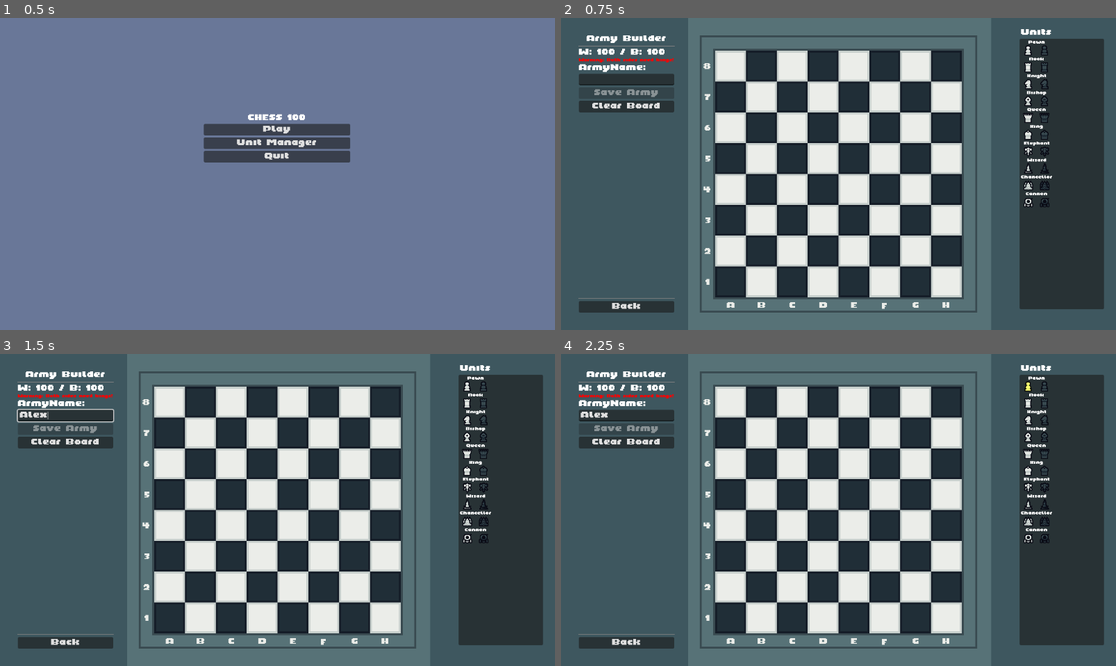
Above: before the commit, frames 1-4 (two rows, left to right).
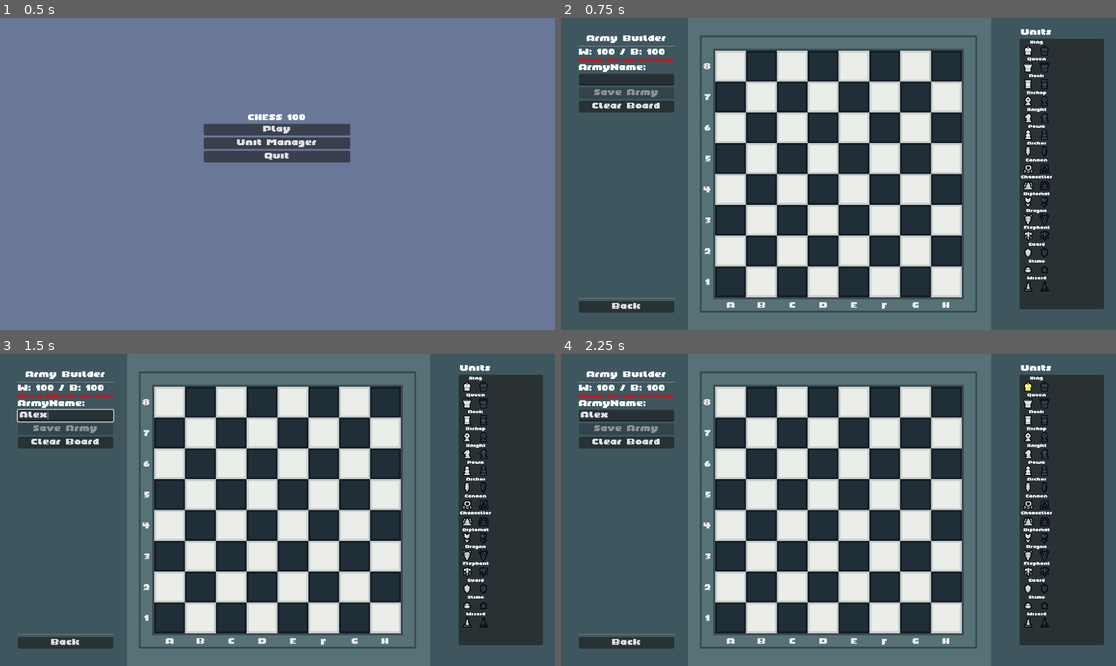
Above: after the commit, the same moments.

Repository: Jayd-H/chess-100
Game: Godot game, scene res://scenes/ui/main_menu.tscn
Two runs of this game, one before a commit and one after it. Both use one fixed random seed, a clock stepped at 60 frames per second and the inputs below.
Inputs (mouse positions are in pixels of both pictures, inside the frame that each line leads up to):
- Up to frame 1 (0.5 s): no input
- Up to frame 2 (0.75 s): click "Unit Manager" at 0.5 s
- Up to frame 3 (1.5 s): click (66, 416) at 1.27 s; type "Alex" at 1.35 s
- Up to frame 4 (2.25 s): click (1027, 385) at 2.02 s

Frame 1 is identical in both runs. In frame 2, 1.0% of the frame differs, in the area x 83-89%, y 7-88%; in frame 3, 1.0%; in frame 4, 1.0%.

Commit message:
feat: add five new units

Diff:
--- a/scenes/main.tscn
+++ b/scenes/main.tscn
@@ -20,6 +20,7 @@
 anchor_bottom = 1.0
 grow_horizontal = 2
 grow_vertical = 2
+mouse_filter = 1
 color = Color(0.252707, 0.339668, 0.35575, 1)
 
 [node name="BackButton" type="Button" parent="CanvasLayer"]
--- a/scenes/ui/unit_manager.tscn
+++ b/scenes/ui/unit_manager.tscn
@@ -26,6 +26,7 @@
 grow_vertical = 2
 size_flags_horizontal = 4
 size_flags_vertical = 4
+mouse_filter = 1
 
 [node name="ColorRect3" type="ColorRect" parent="CanvasLayer/UI"]
 layout_mode = 1
@@ -34,6 +35,7 @@
 anchor_bottom = 1.0
 grow_horizontal = 2
 grow_vertical = 2
+mouse_filter = 1
 color = Color(0.341176, 0.447059, 0.466667, 1)
 
 [node name="ColorRect2" type="ColorRect" parent="CanvasLayer/UI"]
--- /dev/null
+++ b/scenes/units/archer.tscn
@@ -0,0 +1,8 @@
+[gd_scene load_steps=2 format=3 uid="uid://c4sbvip0xcsca"]
+
+[ext_resource type="Script" path="res://scripts/units/archer.gd" id="1_kdbkm"]
+
+[node name="Archer" type="Node2D"]
+script = ExtResource("1_kdbkm")
+
+[node name="Sprite2D" type="Sprite2D" parent="."]
--- /dev/null
+++ b/scenes/units/diplomat.tscn
@@ -0,0 +1,8 @@
+[gd_scene load_steps=2 format=3 uid="uid://e60qwxw3pswk"]
+
+[ext_resource type="Script" path="res://scripts/units/diplomat.gd" id="1_sxuls"]
+
+[node name="Diplomat" type="Node2D"]
+script = ExtResource("1_sxuls")
+
+[node name="Sprite2D" type="Sprite2D" parent="."]
--- /dev/null
+++ b/scenes/units/dragon.tscn
@@ -0,0 +1,8 @@
+[gd_scene load_steps=2 format=3 uid="uid://fw43ktke6val"]
+
+[ext_resource type="Script" path="res://scripts/units/dragon.gd" id="1_t12v8"]
+
+[node name="Dragon" type="Node2D"]
+script = ExtResource("1_t12v8")
+
+[node name="Sprite2D" type="Sprite2D" parent="."]
--- /dev/null
+++ b/scenes/units/guard.tscn
@@ -0,0 +1,8 @@
+[gd_scene load_steps=2 format=3 uid="uid://djm7e0l36wpnf"]
+
+[ext_resource type="Script" path="res://scripts/units/guard.gd" id="1_bg3dw"]
+
+[node name="Guard" type="Node2D"]
+script = ExtResource("1_bg3dw")
+
+[node name="Sprite2D" type="Sprite2D" parent="."]
--- /dev/null
+++ b/scenes/units/slime.tscn
@@ -0,0 +1,8 @@
+[gd_scene load_steps=2 format=3 uid="uid://bhp4r6hn3oemg"]
+
+[ext_resource type="Script" path="res://scripts/units/slime.gd" id="1_4x0q7"]
+
+[node name="Slime" type="Node2D"]
+script = ExtResource("1_4x0q7")
+
+[node name="Sprite2D" type="Sprite2D" parent="."]
--- a/scripts/board_view.gd
+++ b/scripts/board_view.gd
@@ -105,6 +105,12 @@
 		else:
 			squares[x][y].highlight(false)
 
+func highlight_special_square(x, y, color=Color(0.2, 0.6, 0.9, 0.4)):
+	if x >= 0 and x < 8 and y >= 0 and y < 8:
+		if squares[x][y].has_node("ColorRect"):
+			squares[x][y].get_node("ColorRect").color = color
+			squares[x][y].get_node("ColorRect").visible = true
+
 func highlight_selected_square(x, y):
 	if x >= 0 and x < 8 and y >= 0 and y < 8:
 		# Yellow highlight for selected square
--- a/scripts/chess_logic.gd
+++ b/scripts/chess_logic.gd
@@ -5,6 +5,8 @@
 signal check_occurred(is_white_king)
 signal checkmate_occurred(is_white_king)
 signal stalemate_occurred()
+
+var has_diplomats = false
 
 # Board representation: null = empty, otherwise contains unit reference
 var board = []
@@ -102,6 +104,8 @@
 	return get_valid_moves(selected_unit)
 
 # Get valid moves for a specific unit
+# Get valid moves for a specific unit
+# Get valid moves for a specific unit
 func get_valid_moves(unit):
 	if unit == null:
 		return []
@@ -121,6 +125,22 @@
 			if not move in all_moves:
 				all_moves.append(move)
 
+	# Filter out captures of diplomat-protected squares
+	if has_diplomats:
+		var filtered_moves = []
+		for move in all_moves:
+			var target = board[int(move.x)][int(move.y)]
+			if target != null:  # This is a capture move
+				# Only check diplomat protection for the target square
+				var diplomat_script = load("res://scripts/units/diplomat.gd")
+				if diplomat_script and diplomat_script.has_method("is_target_protected_by_diplomat"):
+					if diplomat_script.is_target_protected_by_diplomat(move, board):
+						continue  # Skip this move - target is protected
+
+			filtered_moves.append(move)
+
+		all_moves = filtered_moves
+
 	# Filter out moves that would leave the king in check
 	var legal_moves = []
 	for move in all_moves:
@@ -129,9 +149,54 @@
 
 	return legal_moves
 
+func is_capture_prevented(from_pos, to_pos):
+	# Check if there's a diplomat adjacent to the capturing piece
+	var from_x = int(from_pos.x)
+	var from_y = int(from_pos.y)
+
+	# Scan the board for diplomats of the opposite color to the moving piece
+	var attacker = board[from_x][from_y]
+	if attacker == null:
+		return false
+
+	# Only need to check if a capture is being attempted
+	var target = board[int(to_pos.x)][int(to_pos.y)]
+	if target == null:
+		return false  # Not a capture
+
+	# Check all surrounding squares for enemy diplomats
+	for x_offset in range(-1, 2):
+		for y_offset in range(-1, 2):
+			if x_offset == 0 and y_offset == 0:
+				continue  # Skip the piece's own square
+
+			var check_x = from_x + x_offset
+			var check_y = from_y + y_offset
+
+			# Make sure the position is on the board
+			if check_x < 0 or check_x > 7 or check_y < 0 or check_y > 7:
+				continue
+
+			# Check for a diplomat of the opposite color
+			var check_piece = board[check_x][check_y]
+			if check_piece != null and check_piece.unit_type == "Diplomat" and check_piece.is_white != attacker.is_white:
+				print("Capture prevented by diplomat at ", check_x, ", ", check_y)
+				return true  # Capture is prevented
+
+	return false  # No diplomat preventing capture
+
 # Check if a move is valid
 func is_valid_move(unit, target_pos):
 	var moves = get_valid_moves(unit)
+
+	# Check if this is a capture move
+	if unit != null and board[int(target_pos.x)][int(target_pos.y)] != null:
+		# Check for diplomat prevention using static method
+		var diplomat_script = load("res://scripts/units/diplomat.gd")
+		if diplomat_script and diplomat_script.has_method("prevents_capture"):
+			if diplomat_script.prevents_capture(unit.board_position, target_pos, board):
+				return false  # Capture prevented by diplomat
+
 	return target_pos in moves
 
 # Check if a move would leave the king in check
@@ -305,8 +370,14 @@
 func place_unit(unit, x, y):
 	if x >= 0 and x < BOARD_SIZE and y >= 0 and y < BOARD_SIZE:
 		board[x][y] = unit
+
+		# Check if this is a diplomat
+		if unit.unit_type == "Diplomat":
+			has_diplomats = true
+
 		return true
 	return false
+
 
 # Remove a unit from the board
 func remove_unit(x, y):
--- a/scripts/ui/unit_selector.gd
+++ b/scripts/ui/unit_selector.gd
@@ -1,16 +1,12 @@
 extends Panel
 
 signal unit_selected(unit_type, is_white)
-
-# Array of all unit types to display
-var unit_types = [
-	"Pawn", "Rook", "Knight", "Bishop", "Queen", "King", "Elephant", "Wizard", "Chancellor", "Cannon"
-]
 
 # References
 var placement_manager = null
 var unit_buttons = []
 var container = null
+var unit_types = []  # Will be populated automatically
 
 func _ready():
 	# Find the container
@@ -24,8 +20,64 @@
 	if not placement_manager:
 		print("WARNING: PlacementManager not found, unit placement will not work")
 
+	# Load all unit types from scripts
+	load_unit_types()
+
 	# Create unit buttons
 	create_unit_buttons()
+
+func load_unit_types():
+	unit_types.clear()
+
+	# Open the units directory
+	var dir = DirAccess.open("res://scripts/units/")
+	if dir:
+		dir.list_dir_begin()
+		var file_name = dir.get_next()
+
+		while file_name != "":
+			# Only consider GDScript files
+			if file_name.ends_with(".gd"):
+				# Extract unit type name from the file name (remove .gd extension)
+				var unit_type = file_name.get_basename().capitalize()
+
+				print("Found unit type: ", unit_type)
+				unit_types.append(unit_type)
+
+			file_name = dir.get_next()
+
+		dir.list_dir_end()
+	else:
+		push_error("ERROR: Could not access scripts/units directory")
+
+	# Sort the units in a more logical order
+	# Put King and Queen first, then standard chess pieces, then others alphabetically
+	unit_types.sort_custom(func(a, b):
+		# Define priority order for standard pieces
+		var priority = {
+			"King": 0,
+			"Queen": 1,
+			"Rook": 2,
+			"Bishop": 3,
+			"Knight": 4,
+			"Pawn": 5
+		}
+
+		# Check if both are standard pieces
+		if priority.has(a) and priority.has(b):
+			return priority[a] < priority[b]
+		# If only a is standard, it goes first
+		elif priority.has(a):
+			return true
+		# If only b is standard, it goes first
+		elif priority.has(b):
+			return false
+		# Otherwise sort alphabetically
+		else:
+			return a < b
+	)
+
+	print("Loaded unit types: ", unit_types)
 
 func create_unit_buttons():
 	if not container:
--- /dev/null
+++ b/scripts/units/archer.gd
@@ -0,0 +1,66 @@
+extends BaseUnit
+
+func _ready():
+	unit_type = "Archer"  # This must match your sprite filename
+	unit_value = 12  # As per Chess 100 rules
+
+# Get the basic movement pattern
+func get_movement_pattern():
+	ensure_board_reference()
+	if not board:
+		return []
+
+	var moves = []
+	var pos = board_position
+
+	# MOVEMENT: Archer moves one square orthogonally (like a rook, but just 1 square)
+	var rook_directions = [
+		Vector2(1, 0), Vector2(0, 1), Vector2(-1, 0), Vector2(0, -1)
+	]
+
+	# Add normal move squares (one square in orthogonal directions)
+	for dir in rook_directions:
+		var target = Vector2(pos.x + dir.x, pos.y + dir.y)
+
+		if is_on_board(target) and is_empty(target):
+			moves.append(target)
+
+	# CAPTURE: Archer can capture up to 3 squares away, and can jump over pieces
+	for dir in rook_directions:
+		for distance in range(1, 4):  # 1, 2, or 3 squares away
+			var target = Vector2(pos.x + dir.x * distance, pos.y + dir.y * distance)
+
+			if not is_on_board(target):
+				break  # Off the board
+
+			if is_enemy_unit(target):
+				moves.append(target)  # Can capture enemy - even by jumping over other pieces!
+				break  # Once we capture, we stop in this direction
+
+			if is_friendly_unit(target):
+				continue  # Jump over friendly unit, keep looking for enemies
+
+	return moves
+
+# Archer can attack orthogonally up to 3 squares away, jumping over other pieces
+func can_attack_square(square_pos):
+	# Must be on board and not the same position
+	if not is_on_board(square_pos) or square_pos == board_position:
+		return false
+
+	var dx = square_pos.x - board_position.x
+	var dy = square_pos.y - board_position.y
+
+	# Must be orthogonal (along a rank or file)
+	if dx != 0 and dy != 0:
+		return false  # Not orthogonal
+
+	# Calculate distance
+	var distance = abs(dx) + abs(dy)  # For orthogonal moves, this is the correct distance
+
+	# Must be within range (1-3 squares)
+	if distance > 3:
+		return false
+
+	# Archers can jump over pieces when attacking, so no need to check for obstacles
+	return true
--- /dev/null
+++ b/scripts/units/diplomat.gd
@@ -0,0 +1,125 @@
+extends BaseUnit
+
+signal peace_zone_changed
+var peace_zone_squares = []
+
+func _ready():
+	unit_type = "Diplomat"
+	unit_value = 10  # Increased from 6 to 10 points
+
+# Get the basic movement pattern
+func get_movement_pattern():
+	ensure_board_reference()
+	if not board:
+		return []
+
+	var moves = []
+	var pos = board_position
+
+	# Diplomat moves like a king - one square in any direction
+	var directions = [
+		Vector2(1, 0), Vector2(1, 1), Vector2(0, 1), Vector2(-1, 1),
+		Vector2(-1, 0), Vector2(-1, -1), Vector2(0, -1), Vector2(1, -1)
+	]
+
+	for dir in directions:
+		var target = Vector2(pos.x + dir.x, pos.y + dir.y)
+
+		if is_on_board(target) and is_empty(target):
+			moves.append(target)
+
+	return moves
+
+# The Diplomat cannot capture
+func can_attack_square(square_pos):
+	return false
+
+# Called after movement to update the peace zone
+func move_to(new_pos):
+	# Call parent implementation
+	super.move_to(new_pos)
+
+	# Update peace zone
+	update_peace_zone()
+
+	# Make sure the chess_logic knows we have diplomats
+	var chess_logic = find_chess_logic()
+	if chess_logic and "has_diplomats" in chess_logic:
+		chess_logic.has_diplomats = true
+
+# Find chess logic node
+func find_chess_logic():
+	var root = get_tree().get_root()
+	return root.find_child("ChessLogic", true, false)
+
+# Special function to update peace zone squares
+func update_peace_zone():
+	peace_zone_squares.clear()
+
+	# Add only orthogonal adjacent squares to peace zone (not diagonals)
+	var orthogonal_offsets = [
+		Vector2(1, 0), Vector2(0, 1), Vector2(-1, 0), Vector2(0, -1)
+	]
+
+	for offset in orthogonal_offsets:
+		var pos = Vector2(board_position.x + offset.x, board_position.y + offset.y)
+		if is_on_board(pos):
+			peace_zone_squares.append(pos)
+
+	# Emit signal that peace zone has changed
+	peace_zone_changed.emit()
+
+	# Find board view to highlight squares
+	highlight_peace_zone()
+
+# Highlight peace zone squares
+func highlight_peace_zone():
+	var board_view = find_board_view()
+	if not board_view:
+		return
+
+	for pos in peace_zone_squares:
+		# Try different highlighting methods
+		if board_view.has_method("highlight_special_square"):
+			board_view.highlight_special_square(pos.x, pos.y, Color(0.2, 0.6, 0.9, 0.4))  # Light blue
+		elif board_view.has_method("highlight_square"):
+			# Fallback to standard highlight method if available
+			board_view.highlight_square(pos.x, pos.y, true)
+
+# Find the board view node
+func find_board_view():
+	var root = get_tree().get_root()
+	return root.find_child("BoardView", true, false)
+
+# Check if a position is in this diplomat's peace zone
+func is_in_peace_zone(pos):
+	# Check if the position is orthogonally adjacent
+	var dx = abs(pos.x - board_position.x)
+	var dy = abs(pos.y - board_position.y)
+
+	# Position is in peace zone if it's orthogonally adjacent to diplomat
+	return (dx == 1 and dy == 0) or (dx == 0 and dy == 1)
+
+# STATIC METHODS FOR EXTERNAL CHECKS
+
+# This method checks if a target position is protected by a diplomat
+static func is_target_protected_by_diplomat(target_pos, board_ref):
+	# First check if the target is a diplomat - diplomats can always be captured
+	var target_piece = board_ref[int(target_pos.x)][int(target_pos.y)]
+	if target_piece and target_piece.unit_type == "Diplomat":
+		return false  # Diplomats are never protected
+
+	# Check if the target position is in a diplomat's peace zone
+	for x in range(8):
+		for y in range(8):
+			var piece = board_ref[x][y]
+			if piece and piece.unit_type == "Diplomat":
+				# Check if target is in peace zone (orthogonally adjacent only)
+				var dx = abs(target_pos.x - x)
+				var dy = abs(target_pos.y - y)
+				var in_zone = (dx == 1 and dy == 0) or (dx == 0 and dy == 1)
+
+				if in_zone:
+					return true  # Target is protected
+
+	return false  # Target is not protected
--- /dev/null
+++ b/scripts/units/dragon.gd
@@ -0,0 +1,83 @@
+extends BaseUnit
+
+func _ready():
+	unit_type = "Dragon"  # This must match your sprite filename
+	unit_value = 14  # As per Chess 100 rules
+
+# Get the basic movement pattern
+func get_movement_pattern():
+	ensure_board_reference()
+	if not board:
+		return []
+
+	var moves = []
+	var pos = board_position
+
+	# Dragon moves like a rook (horizontally and vertically)
+	var rook_directions = [
+		Vector2(1, 0), Vector2(0, 1), Vector2(-1, 0), Vector2(0, -1)
+	]
+
+	for dir in rook_directions:
+		var current = Vector2(pos.x, pos.y)
+		while true:
+			current = Vector2(current.x + dir.x, current.y + dir.y)
+
+			if not is_on_board(current):
+				break
+
+			if is_empty(current):
+				moves.append(current)
+				continue
+
+			if is_enemy_unit(current):
+				moves.append(current)
+				break
+
+			if is_friendly_unit(current):
+				break
+
+	# Dragon can also move one square diagonally
+	var diagonal_directions = [
+		Vector2(1, 1), Vector2(-1, 1), Vector2(-1, -1), Vector2(1, -1)
+	]
+
+	for dir in diagonal_directions:
+		var target = Vector2(pos.x + dir.x, pos.y + dir.y)
+
+		if is_on_board(target) and (is_empty(target) or is_enemy_unit(target)):
+			moves.append(target)
+
+	return moves
+
+# Dragon attacks the same squares it can move to
+func can_attack_square(square_pos):
+	# Must be on board and not the same position
+	if not is_on_board(square_pos) or square_pos == board_position:
+		return false
+
+	# Check if square is adjacent diagonally
+	var dx = abs(square_pos.x - board_position.x)
+	var dy = abs(square_pos.y - board_position.y)
+
+	if dx == 1 and dy == 1:
+		return true
+
+	# Check if dragon can attack along any horizontal or vertical line
+	if square_pos.x == board_position.x or square_pos.y == board_position.y:
+		# Moving along rank or file
+		var dir_x = 0 if square_pos.x == board_position.x else (1 if square_pos.x > board_position.x else -1)
+		var dir_y = 0 if square_pos.y == board_position.y else (1 if square_pos.y > board_position.y else -1)
+
+		# Check for obstacles
+		var current = Vector2(board_position.x, board_position.y)
+		while true:
+			current = Vector2(current.x + dir_x, current.y + dir_y)
+
+			if current == square_pos:
+				return true
+
+			if not is_empty(current):
+				return false
+
+	return false
--- /dev/null
+++ b/scripts/units/guard.gd
@@ -0,0 +1,76 @@
+extends BaseUnit
+
+func _ready():
+	unit_type = "Guard"
+	unit_value = 4
+
+func get_movement_pattern():
+	ensure_board_reference()
+	if not board:
+		return []
+
+	var moves = []
+
+	# Find the king's position
+	var king_pos = find_friendly_king()
+	if not king_pos:
+		return moves  # No valid moves if king not found
+
+	# Check all positions within a 5x5 grid around the king (2 squares in each direction)
+	for x in range(king_pos.x - 2, king_pos.x + 3):
+		for y in range(king_pos.y - 2, king_pos.y + 3):
+			var target = Vector2(x, y)
+
+			# Skip if position is off the board or is current position
+			if not is_on_board(target) or target == board_position:
+				continue
+
+			# Check if the position is at most one square away from current position
+			var move_dx = abs(target.x - board_position.x)
+			var move_dy = abs(target.y - board_position.y)
+
+			# Guards can only move one square at a time (diagonal or orthogonal)
+			if move_dx > 1 or move_dy > 1:
+				continue
+
+			# For captures, only allow diagonal moves
+			if not is_empty(target):
+				# If not empty, check if it's an enemy and if move is diagonal
+				var is_diagonal = move_dx == 1 and move_dy == 1
+				if is_enemy_unit(target) and is_diagonal:
+					moves.append(target)
+			else:
+				# For non-captures, allow one-square moves in any direction
+				moves.append(target)
+
+	return moves
+
+# Find friendly king
+func find_friendly_king():
+	for x in range(8):
+		for y in range(8):
+			if board[x][y] != null and board[x][y].unit_type == "King" and board[x][y].is_white == is_white:
+				return Vector2(x, y)
+	return null
+
+# For check detection
+func can_attack_square(square_pos):
+	ensure_board_reference()
+	if not board:
+		return false
+
+	# Guard can only attack diagonally and one square at a time
+	var dx = abs(square_pos.x - board_position.x)
+	var dy = abs(square_pos.y - board_position.y)
+	if dx != 1 or dy != 1:  # Must be diagonal (both dx and dy must be 1)
+		return false
+
+	# Find the king
+	var king_pos = find_friendly_king()
+	if not king_pos:
+		return false
+
+	# Check if the attack square is within 2 squares of the king in any direction
+	var king_dx = abs(square_pos.x - king_pos.x)
+	var king_dy = abs(square_pos.y - king_pos.y)
+	return king_dx <= 2 and king_dy <= 2  # Within 5x5 grid centered on king
--- /dev/null
+++ b/scripts/units/slime.gd
@@ -0,0 +1,73 @@
+extends BaseUnit
+
+func _ready():
+	unit_type = "Slime"
+	unit_value = 20
+
+func get_movement_pattern():
+	ensure_board_reference()
+	if not board:
+		return []
+
+	var moves = []
+
+	# Direction depends on color - white moves up the board (negative y)
+	var y_direction = -1 if is_white else 1
+
+	# Slime can ONLY start moving in "upward" diagonal directions
+	if board_position.x < 7:  # Not on right edge
+		add_slime_path(moves, Vector2(1, y_direction))  # Up-right
+
+	if board_position.x > 0:  # Not on left edge
+		add_slime_path(moves, Vector2(-1, y_direction))  # Up-left
+
+	return moves
+
+func add_slime_path(moves, direction):
+	var current = board_position
+	var reflections = 0
+
+	# Keep going until we hit a piece or reflect too many times
+	while true:
+		# Calculate next position
+		var next = Vector2(current.x + direction.x, current.y + direction.y)
+
+		# Check if next position is off the board (hit a wall)
+		if next.x < 0 or next.x > 7 or next.y < 0 or next.y > 7:
+			# We've hit a wall, reflect
+			reflections += 1
+
+			if reflections > 3:
+				return  # Too many reflections
+
+			# Determine which wall(s) we hit and reflect accordingly
+			if next.x < 0 or next.x > 7:
+				direction.x = -direction.x  # Reflect horizontally
+
+			if next.y < 0 or next.y > 7:
+				direction.y = -direction.y  # Reflect vertically
+
+			# Continue with new direction from current position
+			continue
+
+		# Next position is valid, check for pieces
+		if is_empty(next):
+			moves.append(next)
+			current = next  # Move to this position
+		elif is_enemy_unit(next):
+			moves.append(next)  # Can capture
+			return  # Stop at piece
+		else:
+			return  # Stop at friendly piece
+
+# For check detection
+func can_attack_square(square_pos):
+	# Get all possible moves
+	var moves = get_movement_pattern()
+
+	# Check if the target square is in our movement pattern
+	for move in moves:
+		if move == square_pos:
+			return true
+
+	return false
Not shown, changed: assets/sprites/blackunits/guard.png.import
